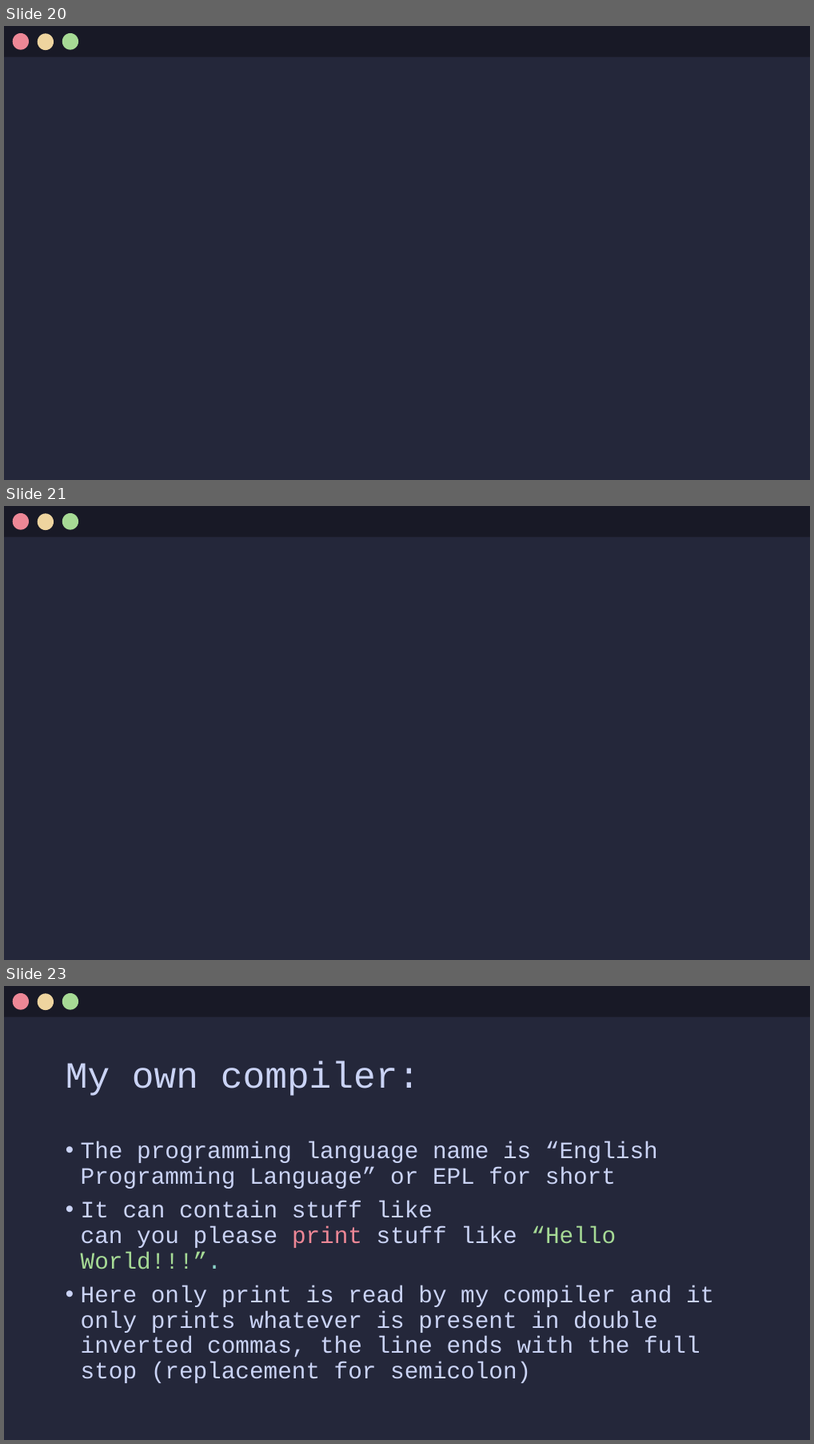
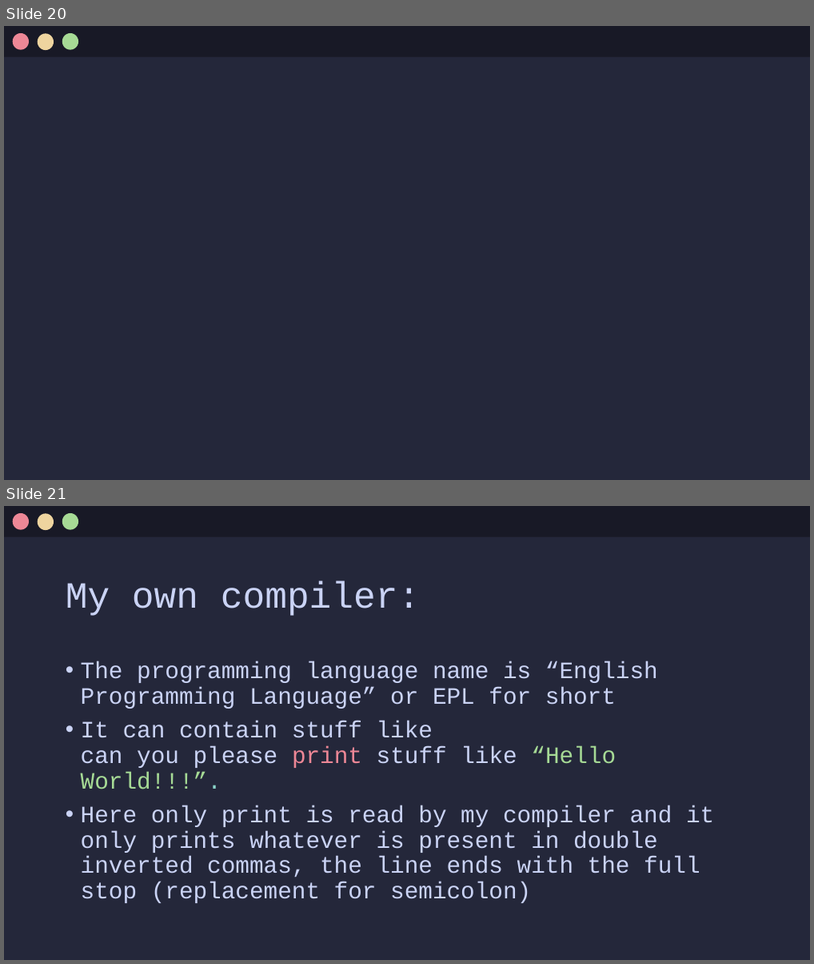
Before and after one commit to Jx-ls/custom-compiler, a slide deck: Compilers.odp. Shown one above the other, each under a label of ours: slides 20, 21 and 23 before the commit, slides 20 and 21 after it; the slides between them are not shown. The pictures are 814x1444 and 814x964 pixels, drawn with LibreOffice and Linux fonts; fonts in the diff are those of the drawing. Boxes give left, top, right and bottom in pixels: in the first picture for what was removed or moved away, otherwise in the second. Text is boxed around its words. In the diff, an @@ line names an element or a change of style, - is before the commit and + after.

```diff
--- a/Compilers.odp
+++ b/Compilers.odp
@@ slide 21 removed at [4, 506, 810, 960], background #24273A @@
@@ rectangle removed at [4, 506, 810, 537] @@
@@ ellipse removed at [13, 513, 29, 529] @@
@@ ellipse removed at [38, 513, 54, 529] @@
@@ ellipse removed at [62, 513, 78, 529] @@
@@ what was slide 23 is now slide 21 @@
```
Also in this commit, not shown: 3 slides changed, 6 slides added, 8 other slides removed.
